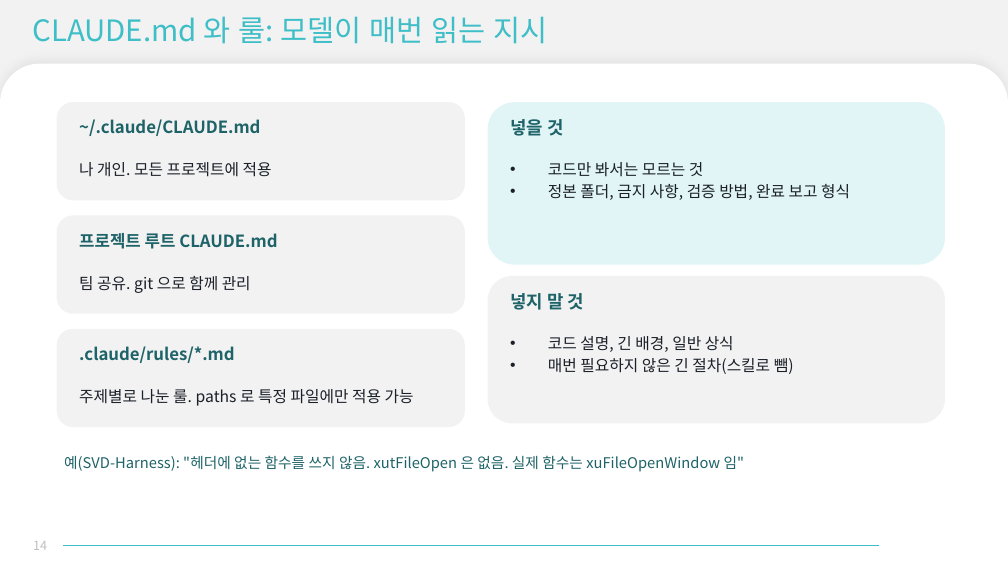
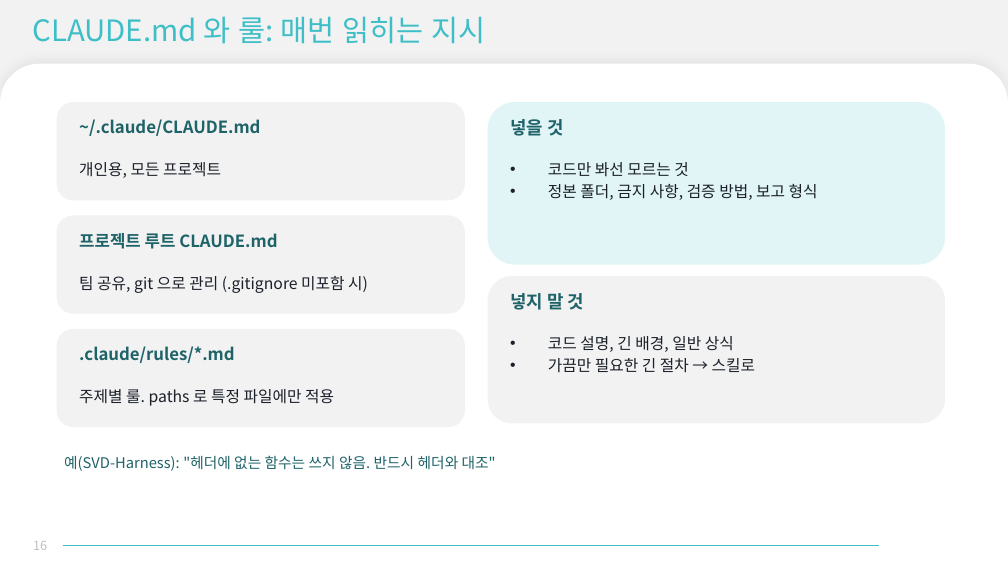
Before and after one commit to evespimrose/SVD-Harness, a slide deck: slide 16 of docs/presentation/LLM-도입-발표.pptx (slide 14 before the commit). Drawn at 1008x567 pixels with LibreOffice and Linux fonts; fonts in the diff are those of the drawing; background and template pictures are left out. Boxes give left, top, right and bottom in pixels: in the first picture for what was removed or moved away, otherwise in the second. Text is boxed around its words. In the diff, an @@ line names an element or a change of style, - is before the commit and + after.

```diff
--- a/docs/presentation/LLM-도입-발표.pptx
+++ b/docs/presentation/LLM-도입-발표.pptx
@@ title at [32, 16, 486, 44]: text changed @@
-CLAUDE.md 와 룰: 모델이 매번 읽는 지시
+CLAUDE.md 와 룰: 매번 읽히는 지시
@@ text at [79, 162, 221, 178]: text changed @@
-나 개인. 모든 프로젝트에 적용
+개인용, 모든 프로젝트
@@ text at [548, 162, 818, 200]: text changed @@
-• 코드만 봐서는 모르는 것
-• 정본 폴더, 금지 사항, 검증 방법, 완료 보고 형식
+• 코드만 봐선 모르는 것
+• 정본 폴더, 금지 사항, 검증 방법, 보고 형식
@@ text at [79, 276, 368, 293]: text changed @@
-팀 공유. git 으로 함께 관리
+팀 공유, git 으로 관리 (.gitignore 미포함 시)
@@ text at [548, 358, 755, 373]: text changed @@
-• 매번 필요하지 않은 긴 절차(스킬로 뺌)
+• 가끔만 필요한 긴 절차 → 스킬로
@@ text at [79, 389, 334, 406]: text changed @@
-주제별로 나눈 룰. paths 로 특정 파일에만 적용 가능
+주제별 룰. paths 로 특정 파일에만 적용
@@ text at [64, 455, 496, 471]: text changed @@
-예(SVD-Harness): "헤더에 없는 함수를 쓰지 않음. xutFileOpen 은 없음. 실제 함수는 xuFileOpenWindow 임"
+예(SVD-Harness): "헤더에 없는 함수는 쓰지 않음. 반드시 헤더와 대조"
```
Also in this commit, not shown: 27 other slides changed, 2 slides added.
